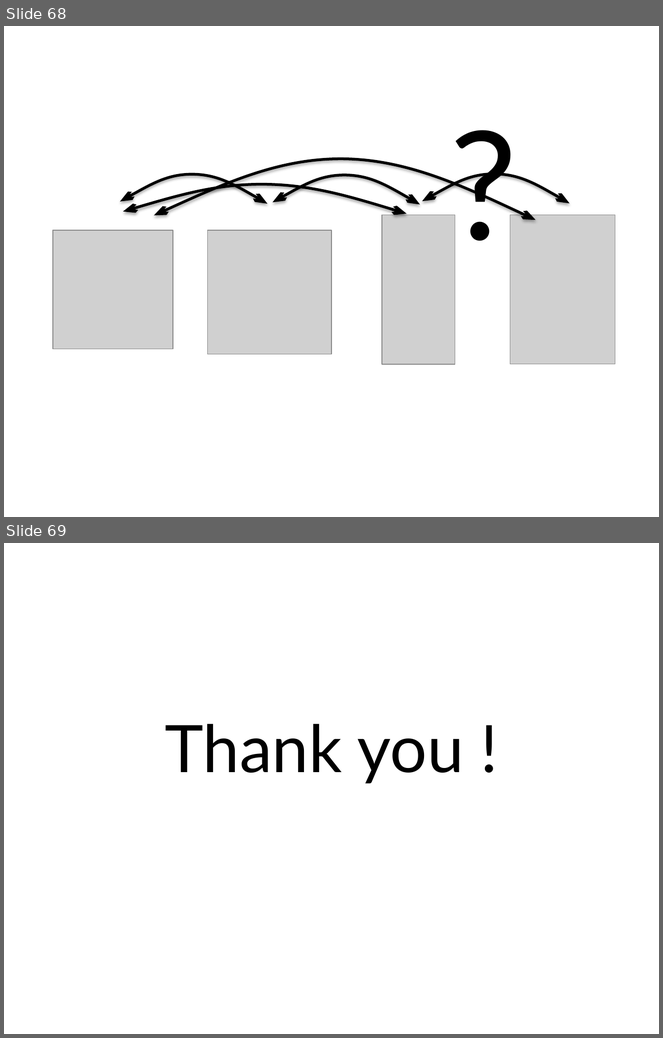
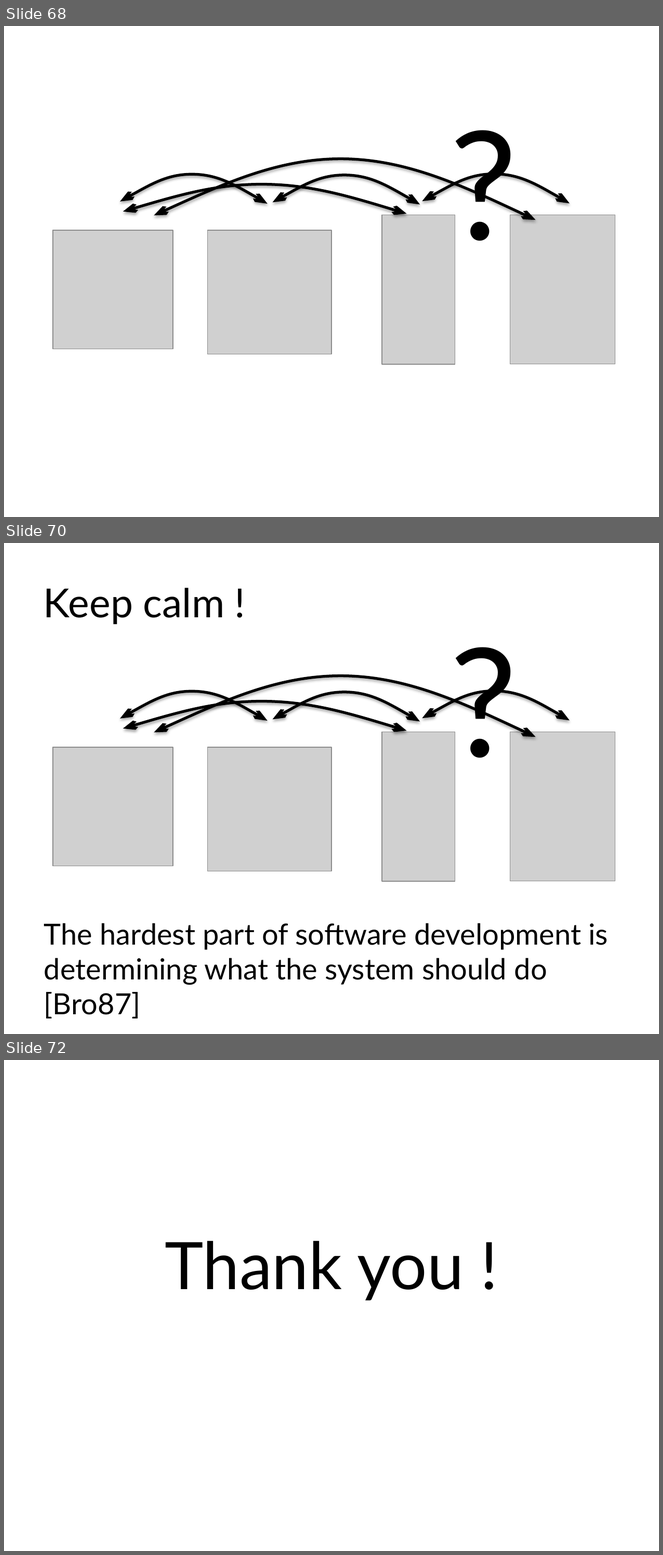
Before and after one commit to blambeau/phd, a slide deck: public-defense/slides.pptx. Shown one above the other, each under a label of ours: slides 68 and 69 before the commit, slides 68, 70 and 72 after it; the slides between them are not shown. The pictures are 663x1038 and 663x1555 pixels, drawn with LibreOffice and Linux fonts; fonts in the diff are those of the drawing; grey boxes stand for pictures. Boxes give left, top, right and bottom in pixels: in the first picture for what was removed or moved away, otherwise in the second. Text is boxed around its words. In the diff, an @@ line names an element or a change of style, - is before the commit and + after.

```diff
--- a/public-defense/slides.pptx
+++ b/public-defense/slides.pptx
@@ slide 70 added at (x1=4, y1=543, x2=659, y2=1034), background #FFFFFF @@
@@ title added at (x1=44, y1=588, x2=224, y2=624), 44 pt, text #000000 @@
+Keep calm !
@@ text added at (x1=443, y1=603, x2=518, y2=793), 166 pt, text #000000 @@
+?
@@ freeform shape added at (x1=154, y1=676, x2=536, y2=737), outline #000000 3 pt @@
@@ freeform shape added at (x1=120, y1=691, x2=268, y2=721), outline #000000 3 pt @@
@@ freeform shape added at (x1=273, y1=692, x2=420, y2=722), outline #000000 3 pt @@
@@ freeform shape added at (x1=422, y1=691, x2=569, y2=720), outline #000000 3 pt @@
@@ freeform shape added at (x1=123, y1=701, x2=407, y2=731), outline #000000 3 pt @@
@@ group added at (x1=53, y1=732, x2=616, y2=882): 4 pictures @@
@@ text added at (x1=44, y1=923, x2=608, y2=985), 32 pt, text #000000 @@
+The hardest part of software development is determining what the system should do [Bro87]
@@ what was slide 69 is now slide 72 @@
```
Also in this commit, not shown: 5 slides changed, 2 other slides added, 1 other file.
